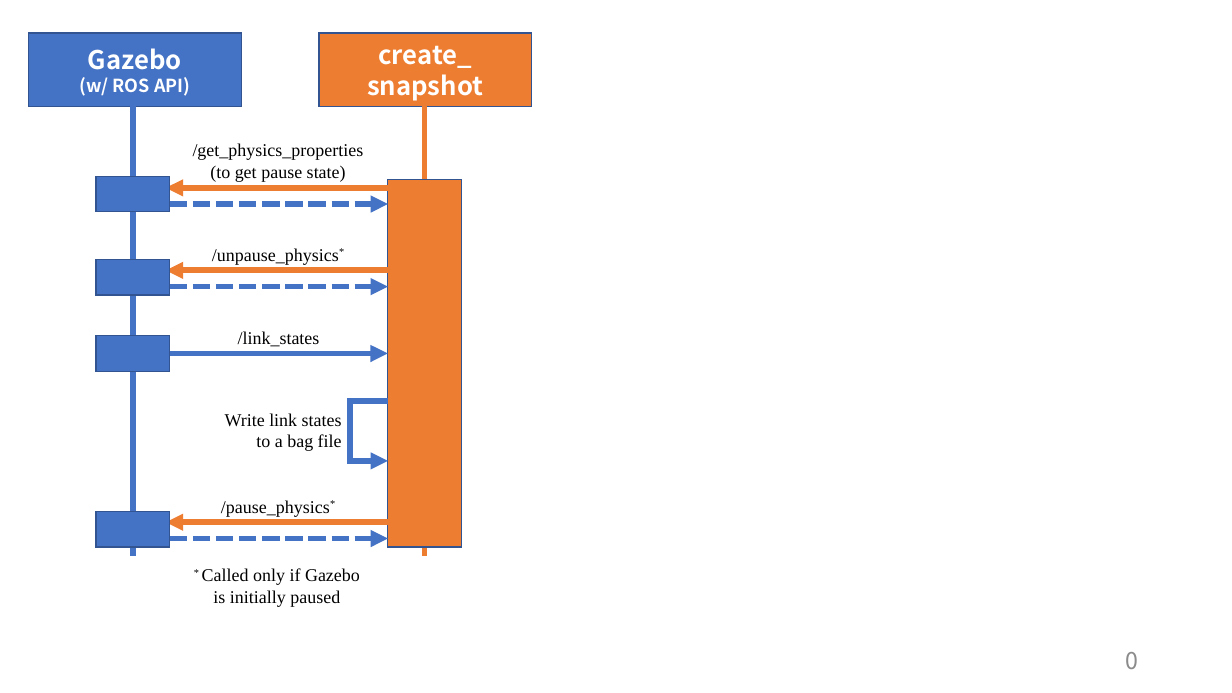
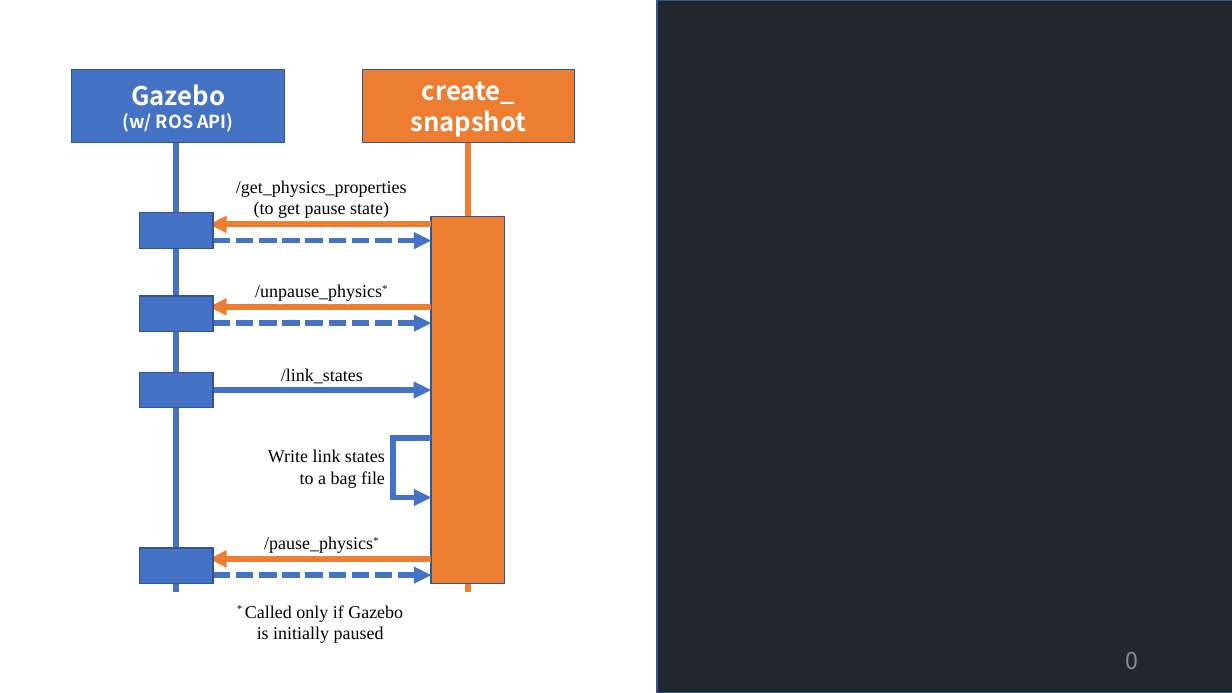
Before and after one commit to yoshito-n-students/gazebo_snapshot_tools, a slide deck: slide 1 of images/sequence_diagrams.pptx. Drawn at 1232x693 pixels with LibreOffice and Linux fonts; fonts in the diff are those of the drawing. Boxes give left, top, right and bottom in pixels: in the first picture for what was removed or moved away, otherwise in the second. Text is boxed around its words. In the diff, an @@ line names an element or a change of style, - is before the commit and + after.

```diff
--- a/images/sequence_diagrams.pptx
+++ b/images/sequence_diagrams.pptx
@@ rectangle added at (x1=657, y1=0, x2=1232, y2=693), fill #22272E, outline #325491 1 pt @@
@@ 8 arrows, 7 rectangles, 6 texts, 4 lines moved together from (x1=29, y1=33, x2=531, y2=607) to (x1=72, y1=69, x2=575, y2=643) @@
```
Also in this commit, not shown: 1 other slide changed, 2 other files.
